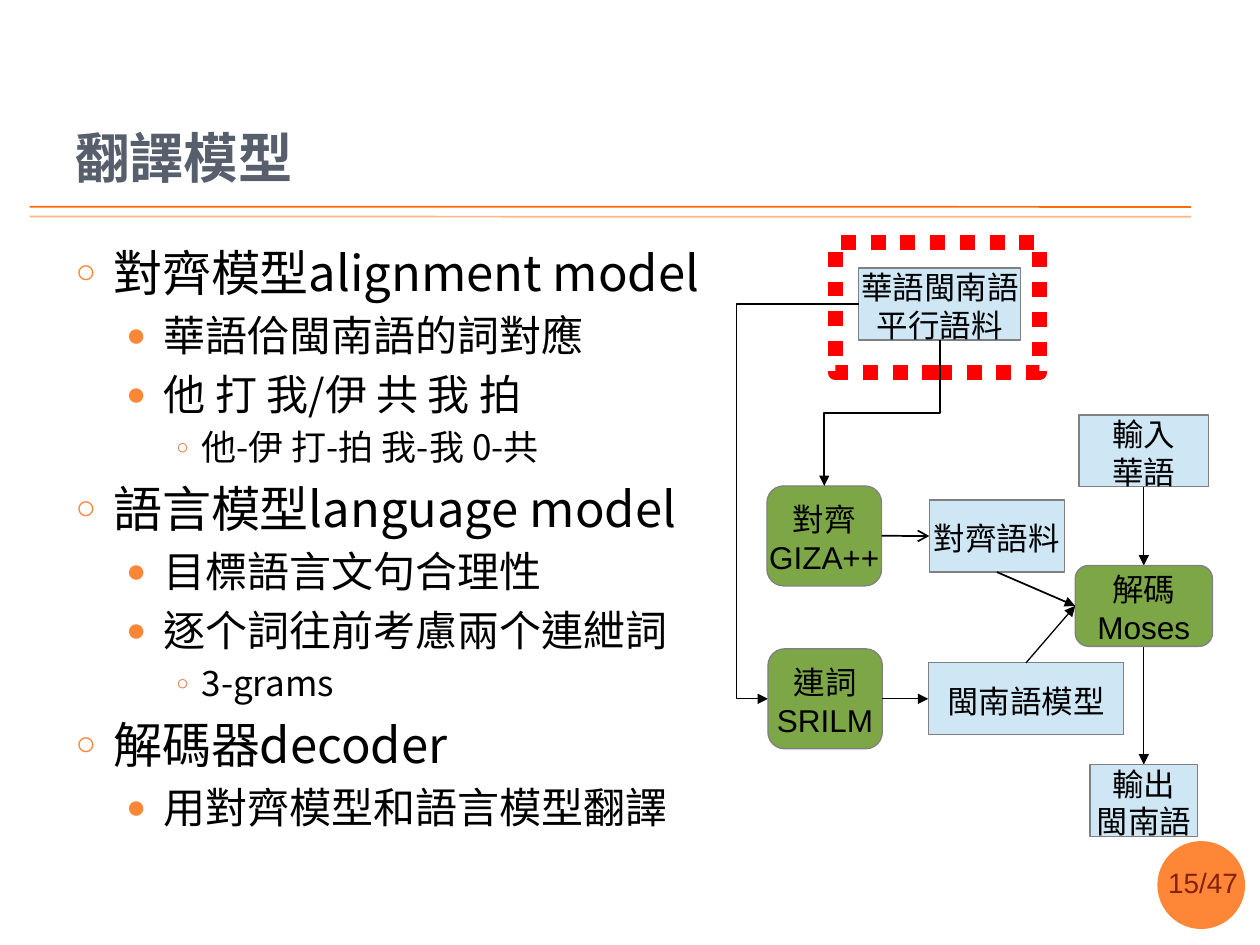
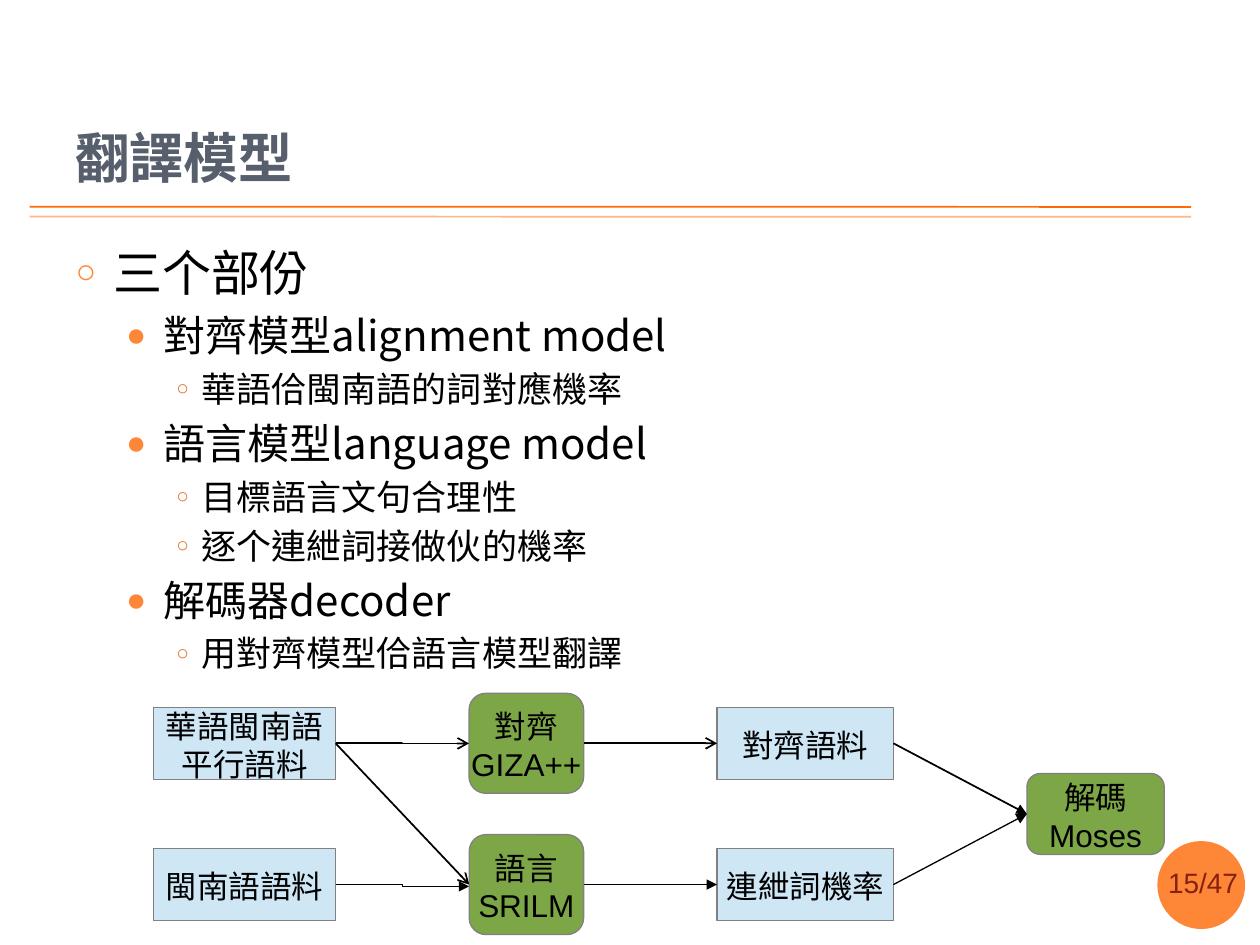
Before and after one commit to sih4sing5hong5/po3-ko3_tau5-iann2-phinn3, a slide deck: slide 15 of 翻譯報告.pptx. Drawn at 1260x945 pixels with LibreOffice and Linux fonts; fonts in the diff are those of the drawing; background and template pictures are left out. Boxes give left, top, right and bottom in pixels: in the first picture for what was removed or moved away, otherwise in the second. Text is boxed around its words. In the diff, an @@ line names an element or a change of style, - is before the commit and + after.

Commit message:
對齊模型的介紹差不多矣 丞宏

```diff
--- a/翻譯報告.pptx
+++ b/翻譯報告.pptx
@@ text at [113, 250, 309, 295]: paragraph added @@
+○ 三个部份
@@ rectangle removed at [835, 243, 1040, 373] @@
@@ text at [164, 315, 667, 620]: size 28 to 24 pt in "對齊模型alignment model", "語言模型language model", "解碼器decoder"; size 24 to 20 pt in "目標語言文句合理性"; bullet ○ to ●; list level 1 to 2 in "對齊模型alignment model"; list level 1 to 2 in "語言模型language model"; bullet ● to ○; list level 2 to 3 in "目標語言文句合理性"; bullet colour #FE8637 to #E0752F; list level 1 to 2 in "解碼器decoder" @@
@@ elbow arrow removed from (940, 340) to (824, 486) @@
@@ text at [202, 372, 623, 405]: text changed; size 24 to 20 pt @@
-  ● 華語佮閩南語的詞對應
-  ● 他 打 我/伊 共 我 拍
-    ○ 他-伊 打-拍 我-我 0-共
+    ○ 華語佮閩南語的詞對應機率
@@ rectangle removed at [1079, 415, 1208, 486] @@
-輸入
-華語
@@ arrow removed from (1144, 486) to (1144, 566) @@
@@ text at [202, 529, 588, 562]: text changed; size 24 to 20 pt @@
-  ● 逐个詞往前考慮兩个連紲詞
-    ○ 3-grams
+    ○ 逐个連紲詞接做伙的機率
@@ text at [202, 636, 623, 669]: text changed; size 24 to 20 pt @@
-  ● 用對齊模型和語言模型翻譯
+    ○ 用對齊模型佮語言模型翻譯
@@ arrow removed from (1144, 646) to (1144, 765) @@
@@ rectangle removed at [929, 663, 1124, 735] @@
-閩南語模型
@@ rectangle added at [154, 707, 335, 779], fill #CFE7F5, outline #808080 0.75 pt, 18 pt, text #000000 @@
+華語閩南語
+平行語料
@@ rounded rectangle "對齊": place and size @@
-rounded rectangle "對齊" at [767, 486, 882, 586]
+rounded rectangle "對齊" at [469, 693, 583, 793]
@@ rectangle "對齊語料": place and size @@
-rectangle "對齊語料" at [930, 500, 1065, 572]
+rectangle "對齊語料" at [717, 707, 893, 779]
@@ elbow arrow added from (335, 743) to (469, 743), #000000 1 pt @@
@@ arrow added from (335, 743) to (469, 885), #000000 1 pt @@
@@ arrow moved from (882, 536) - (930, 536) to (583, 743) - (717, 743) @@
@@ arrow moved from (997, 572) - (1075, 606) to (893, 743) - (1027, 814) @@
@@ rounded rectangle "解碼": place and size @@
-rounded rectangle "解碼" at [1075, 566, 1212, 646]
+rounded rectangle "解碼" at [1027, 774, 1164, 854]
@@ rectangle removed at [1090, 765, 1197, 837] @@
-輸出
-閩南語
@@ rounded rectangle "語言": place and size @@
-rounded rectangle "語言" at [769, 649, 883, 748]
+rounded rectangle "語言" at [469, 834, 583, 934]
@@ arrow moved from (1026, 663) - (1075, 606) to (893, 885) - (1027, 814) @@
@@ rectangle "閩南語語料": place and size @@
-rectangle "閩南語語料" at [859, 268, 1022, 340]
+rectangle "閩南語語料" at [154, 848, 335, 920]
@@ text in rounded rectangle at [495, 853, 558, 883]: text changed @@
-連詞
+語言
@@ rectangle added at [717, 849, 893, 921], fill #CFE7F5, outline #808080 0.75 pt, 18 pt, text #000000 @@
+連紲詞機率
@@ text in rectangle at [166, 871, 324, 901]: text changed @@
-華語閩南語
-平行語料
+閩南語語料
@@ elbow arrow moved from (859, 304) - (769, 699) to (335, 885) - (469, 886) @@
@@ arrow moved from (882, 699) - (929, 699) to (583, 885) - (717, 885) @@
```
Also in this commit, not shown: 4 slides added.
